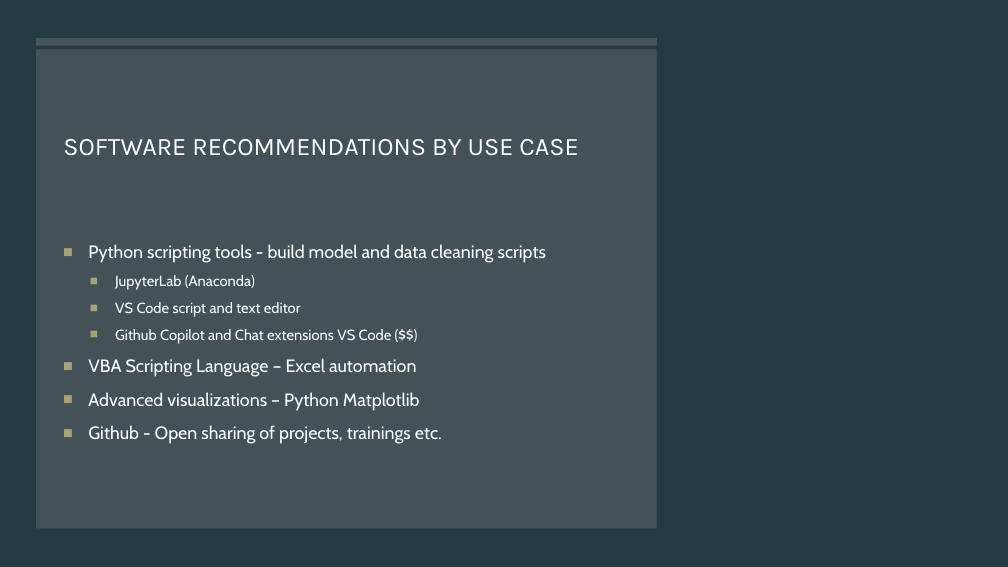
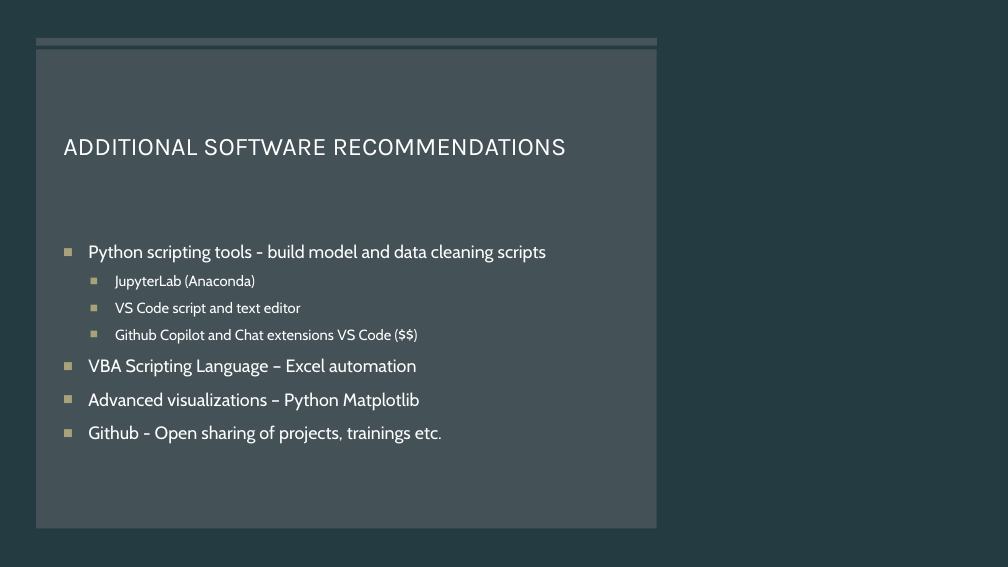
Before and after one commit to jlandgre/Data_Techniques_Training, a slide deck: slide 5 of Data_Techniques.pptx. Drawn at 1008x567 pixels with LibreOffice and Linux fonts; fonts in the diff are those of the drawing; background and template pictures are left out. Boxes give left, top, right and bottom in pixels: in the first picture for what was removed or moved away, otherwise in the second. Text is boxed around its words. In the diff, an @@ line names an element or a change of style, - is before the commit and + after.

```diff
--- a/Data_Techniques.pptx
+++ b/Data_Techniques.pptx
@@ title at (63, 139, 567, 156): text changed @@
-SOFTWARE RECOMMENDATIONS BY USE CASE
+ADDITIONAL SOFTWARE RECOMMENDATIONS
```
Also in this commit, not shown: 1 other slide changed, 1 slide added, 4 other files.
